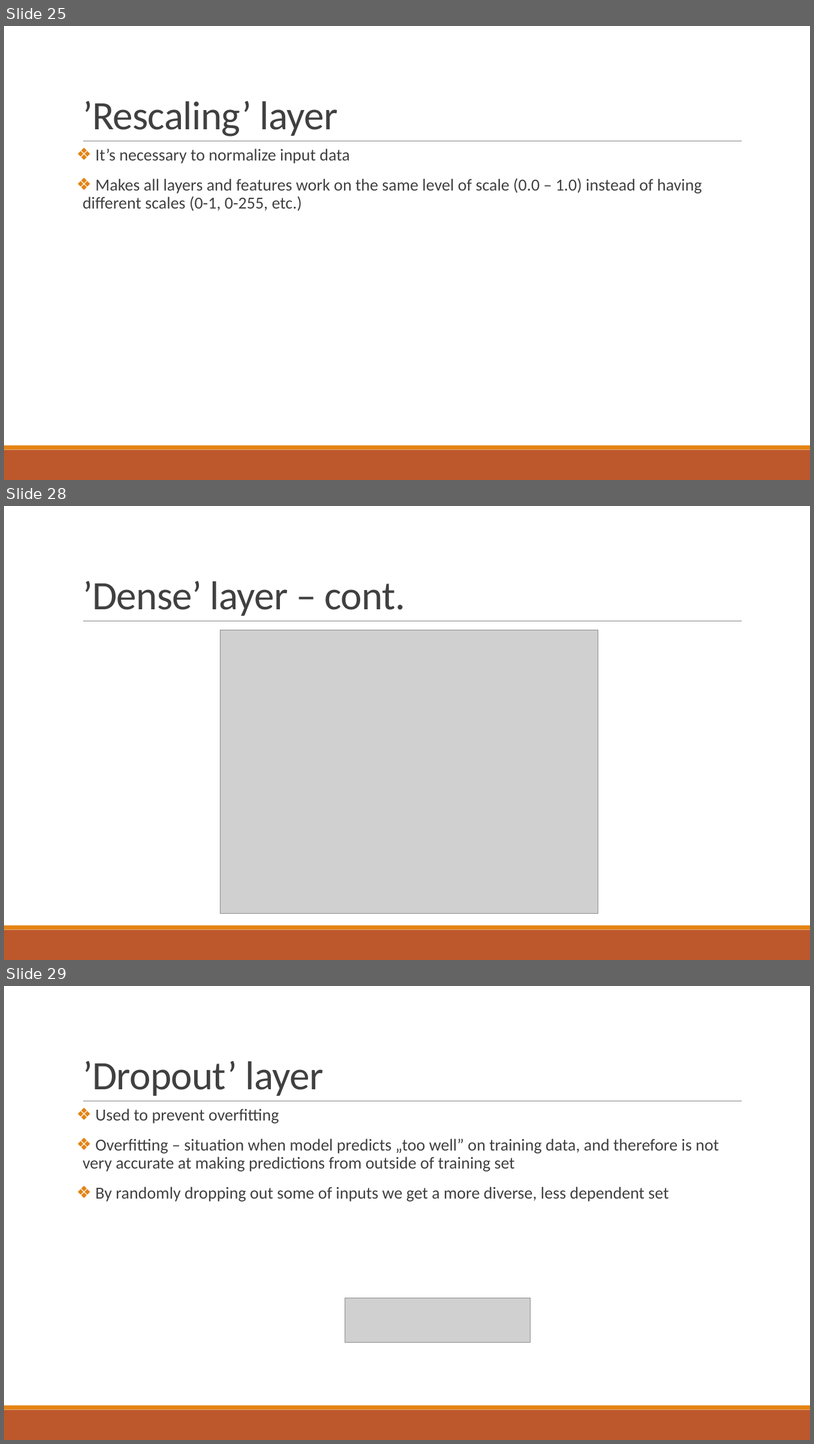
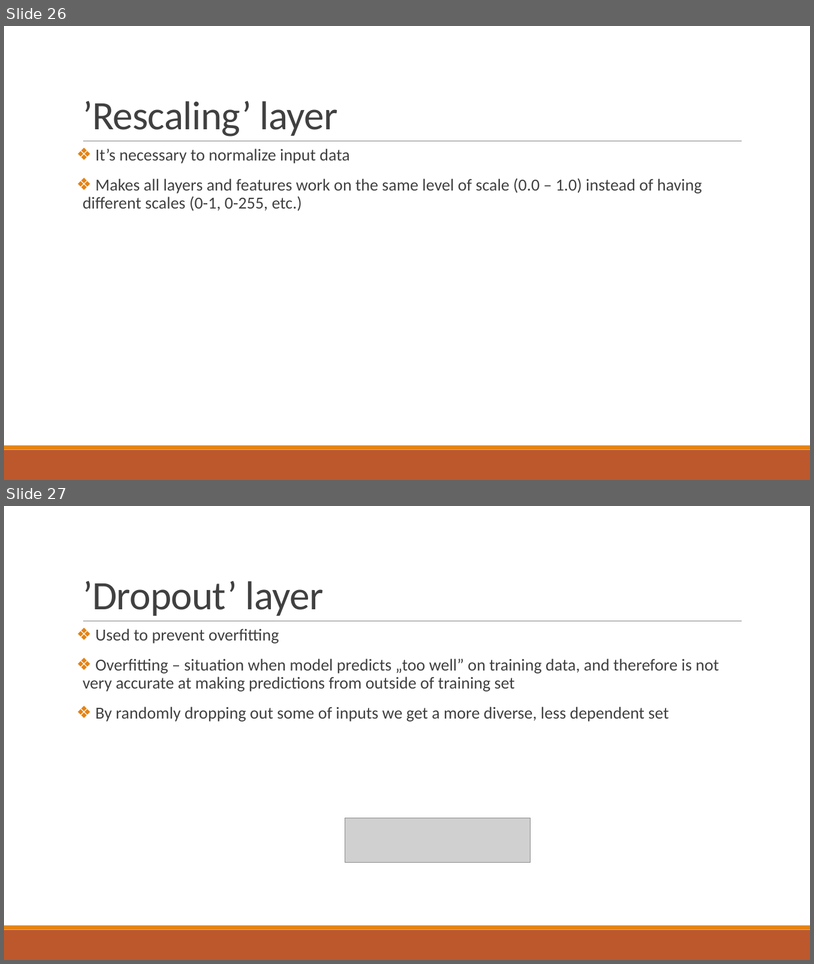
Before and after one commit to Stukeley/BIAI, a slide deck: doc/Klinowski Cisowski - Report.pptx. Shown one above the other, each under a label of ours: slides 25, 28 and 29 before the commit, slides 26 and 27 after it; the slides between them are not shown. The pictures are 814x1444 and 814x964 pixels, drawn with LibreOffice and Linux fonts; fonts in the diff are those of the drawing; grey boxes stand for pictures. Boxes give left, top, right and bottom in pixels: in the first picture for what was removed or moved away, otherwise in the second. Text is boxed around its words. In the diff, an @@ line names an element or a change of style, - is before the commit and + after.

```diff
--- a/doc/Klinowski Cisowski - Report.pptx
+++ b/doc/Klinowski Cisowski - Report.pptx
@@ slide 28 removed at box(4, 506, 810, 960), background #FFFFFF; not listed: 3 template elements that a slide beside it also shows @@
@@ title removed at box(83, 581, 406, 616) @@
-’Dense’ layer – cont.
@@ picture removed at box(221, 630, 599, 914) @@
@@ what was slide 25 is now slide 26 @@
@@ what was slide 29 is now slide 27 @@
```
Also in this commit, not shown: 1 slide added, 2 other slides removed, 1 other file.
